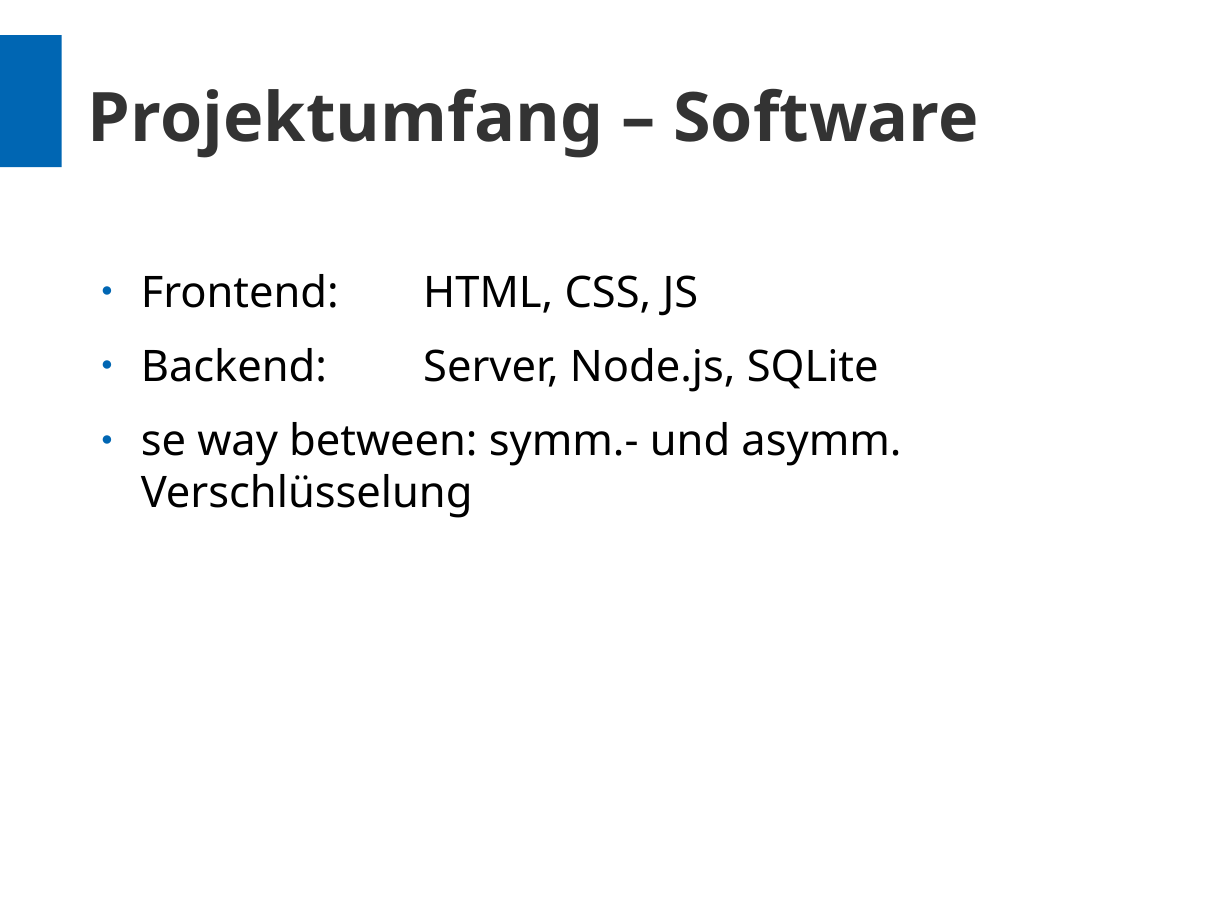
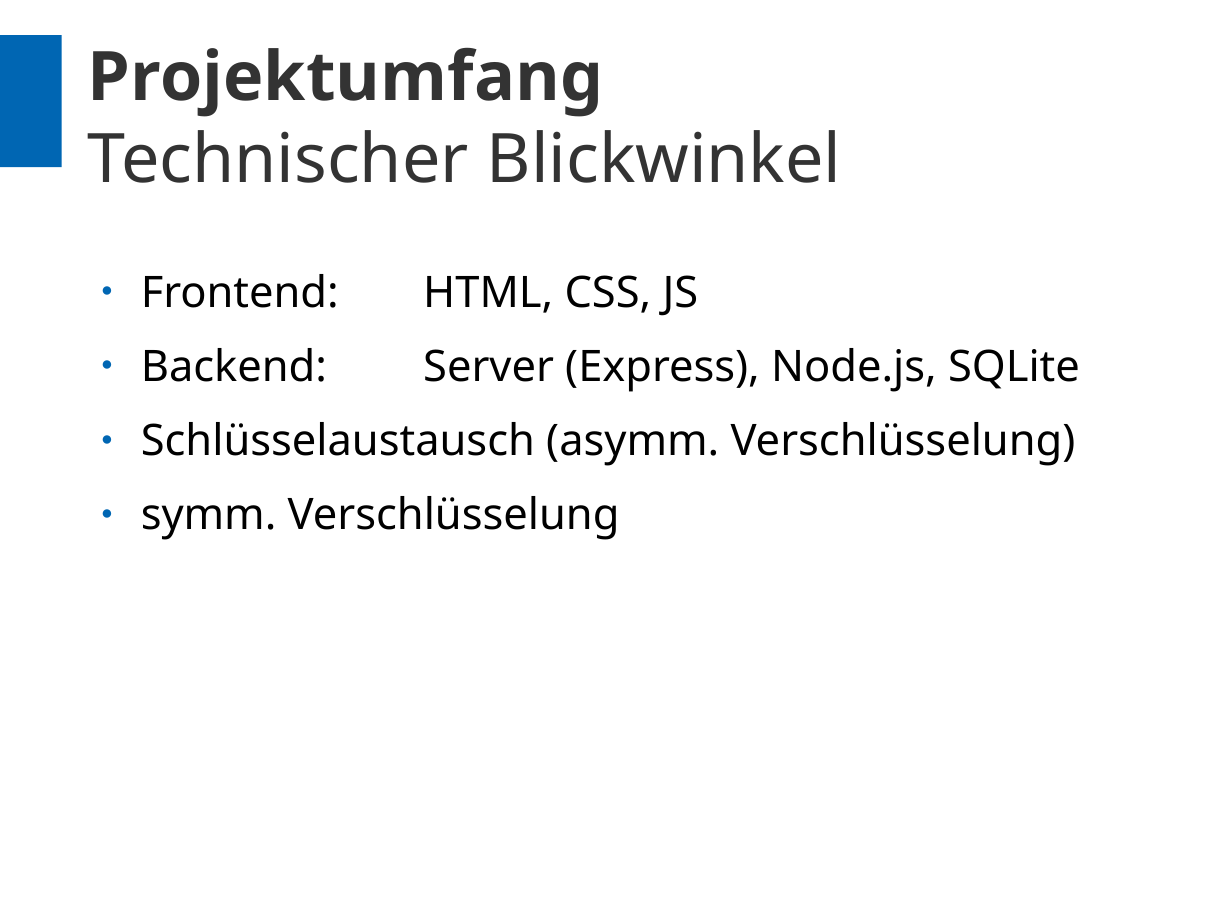
Before and after one commit to bu7z/SicherInAlbstadt, a slide deck: slide 5 of praesi/web2_praesi.odp (slide 4 before the commit). Drawn at 1232x924 pixels with LibreOffice and Linux fonts; fonts in the diff are those of the drawing; background and template pictures are left out. Boxes give left, top, right and bottom in pixels: in the first picture for what was removed or moved away, otherwise in the second. Text is boxed around its words. In the diff, an @@ line names an element or a change of style, - is before the commit and + after.

```diff
--- a/praesi/web2_praesi.odp
+++ b/praesi/web2_praesi.odp
@@ title at (88, 47, 842, 183): text changed; bold off @@
-Projektumfang – Software
+Projektumfang
+Technischer Blickwinkel
@@ text at (141, 348, 1080, 540): text changed @@
-● Backend: Server, Node.js, SQLite
-● se way between: symm.- und asymm. Verschlüsselung
+● Backend: Server (Express), Node.js, SQLite
+● Schlüsselaustausch (asymm. Verschlüsselung)
+● symm. Verschlüsselung
```
Also in this commit, not shown: 5 other slides changed, 4 slides added, 1 slide removed, 4 other files.
